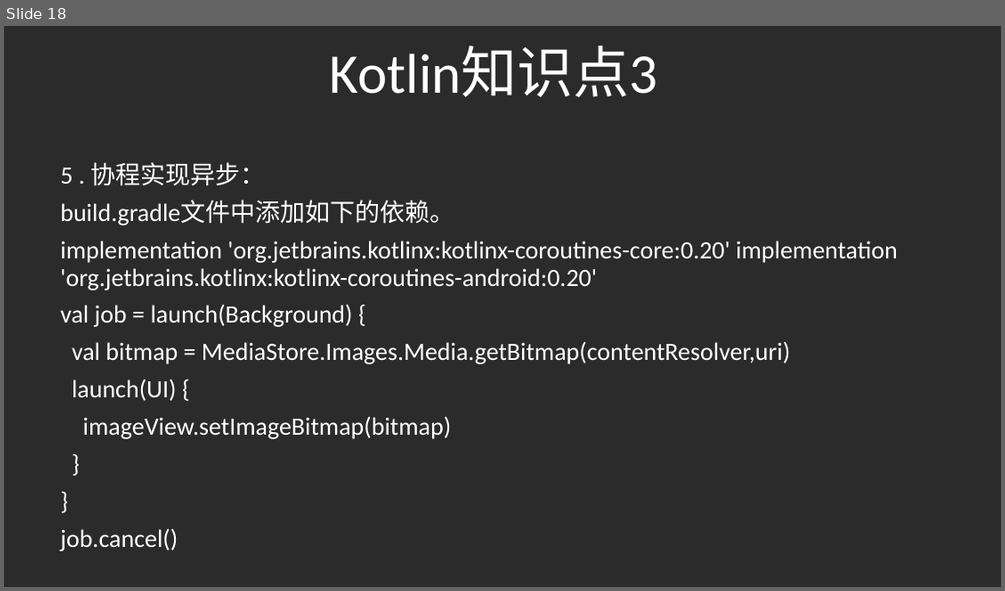
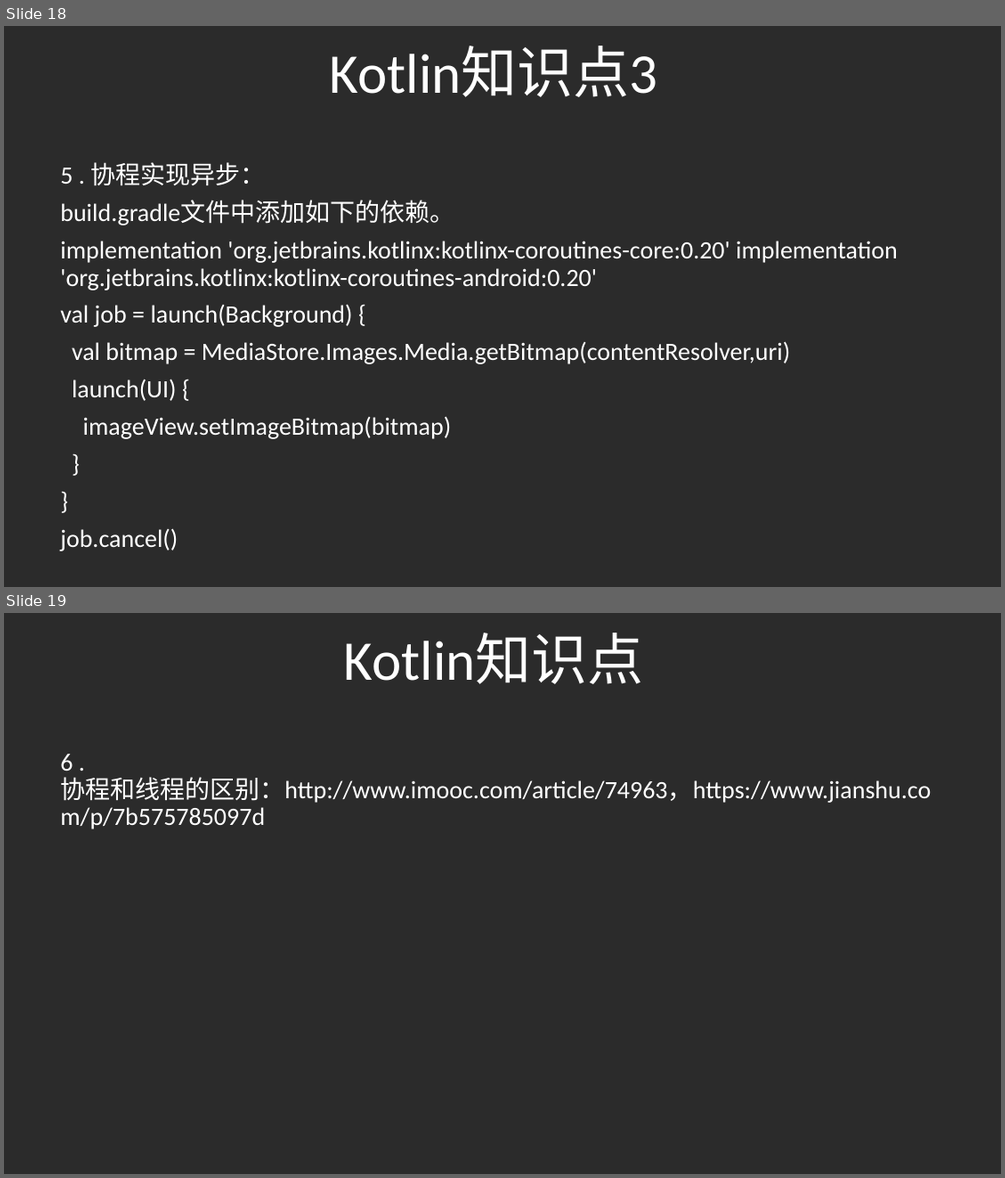
Before and after one commit to gaoleicoding/HelloKotlin, a slide deck: KotlinApp/Kotlin分享.pptx. Shown one above the other, each under a label of ours: slide 18 before the commit, slides 18 and 19 after it. The pictures are 1005x591 and 1005x1178 pixels, drawn with LibreOffice and Linux fonts; fonts in the diff are those of the drawing; background and template pictures are left out; a plain dark background stands for a picture behind light text. Boxes give left, top, right and bottom in pixels: in the first picture for what was removed or moved away, otherwise in the second. Text is boxed around its words. In the diff, an @@ line names an element or a change of style, - is before the commit and + after.

```diff
--- a/KotlinApp/Kotlin分享.pptx
+++ b/KotlinApp/Kotlin分享.pptx
@@ slide 19 added at <box>4,613,1001,1174</box>, background picture (left out) @@
@@ title added at <box>344,633,644,684</box>, 54 pt, text #FFFFFF @@
+Kotlin知识点
@@ subtitle added at <box>60,754,930,829</box>, 24 pt, text #FFFFFF @@
+6 . 协程和线程的区别：http://www.imooc.com/article/74963，https://www.jianshu.com/p/7b575785097d
```
Also in this commit, not shown: 1 slide changed, 4 other files.
